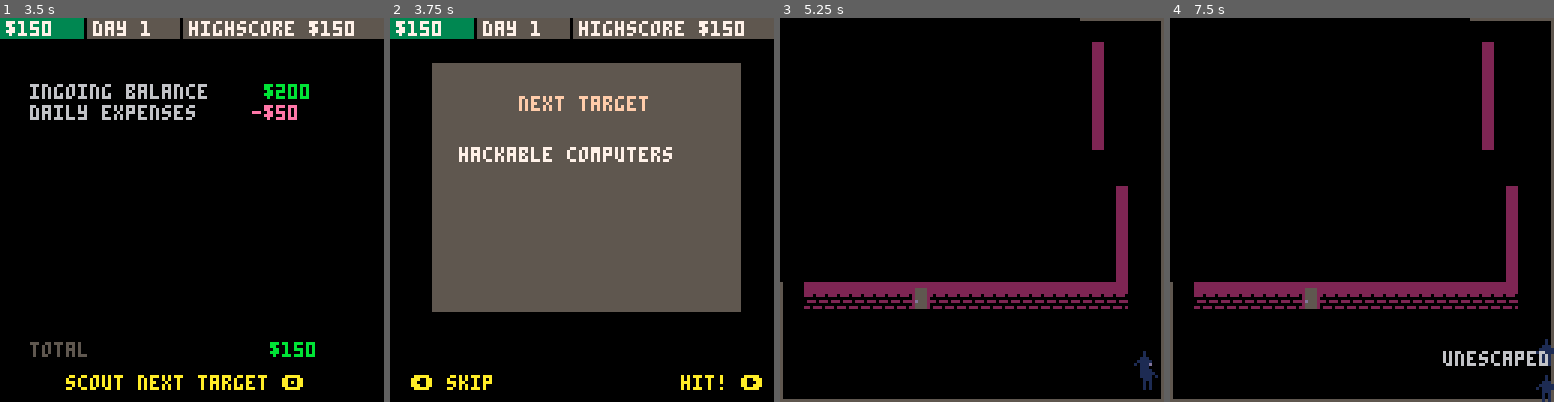
Above: before the commit, frames 1-4 (left to right).
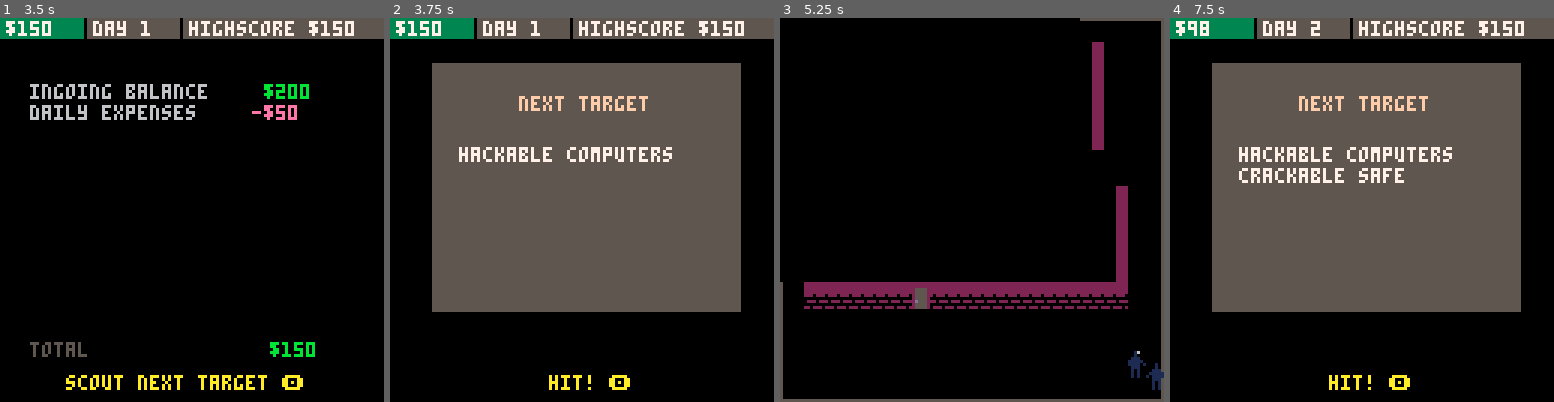
Above: after the commit, the same moments.

Repository: ironchestgames/pico-8-carts
Game: PICO-8 cartridge sneakystealy/stealth.p8
The game is run twice, just before and just after one commit, with the same random seed, the same clock (stepped at 60 frames per second) and the same inputs.
Inputs:
- Up to frame 1 (3.5 s): tap X (X key) at 0.33, 1.07, 1.85, 2.97 s; tap O (Z key) at 0.7, 1.7, 2.1, 2.5, 2.9, 3.3 s; hold Right 1.6-2.1 s; hold Up 2.15-2.42 s; hold Right 2.47-3.03 s; hold Left from 3.08 s (still down)
- Up to frame 2 (3.75 s): release Left at 3.58 s; hold Down from 3.63 s (still down); tap O (Z key) at 3.7 s
- Up to frame 3 (5.25 s): release Down at 3.97 s; hold Right 4.02-4.68 s; tap X (X key) at 4.08, 5.2 s; tap O (Z key) at 4.1, 4.5, 4.9 s; hold Up 4.73-5.03 s; hold Left from 5.08 s (still down)
- Up to frame 4 (7.5 s): tap O (Z key) every 0.4 s from 5.3 to 7.3 s; release Left at 5.68 s; hold Down 5.73-6.03 s; hold Right 6.08-6.58 s; tap X (X key) at 6.32, 7.43 s; hold Right 6.63-7.13 s; hold Up 7.18-7.45 s

Frame 1 is identical in both runs. In frame 2, 1.0% of the frame differs, in the area x 5-97%, y 92-97%; in frame 3, 0.5%; in frame 4, 60%, in the area x 0-100%, y 0-100%.

Commit message:
stealth - removed possibility to skip in mapselect

Diff:
--- a/sneakystealy/stealth.p8
+++ b/sneakystealy/stealth.p8
@@ -1984,10 +1984,8 @@
  mapgen()
  local _cash,_reconcost=0
  _update=function()
-  if btnp(1) then
+  if btnp(4) then
    initgame()
-  elseif btnp(0) then
-   initstatus()
   end
  end
 
@@ -2004,8 +2002,7 @@
    print('\f7(nothing much)',23,41)
   end
 
-  print('\fa\x8b skip',7,119)
-  print('\fahit! \x91',97,119)
+  print('\fahit! \x8e',53,119)
 
   drawstatusbar()
  end
